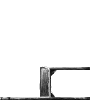
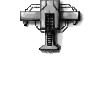
Two versions of the same layered image (100 x 100). Layer-by-layer changes:
added layer "clawConnector" above "table" over box(20, 0, 84, 55)
hid "Layer copy" over box(0, 66, 90, 100)
